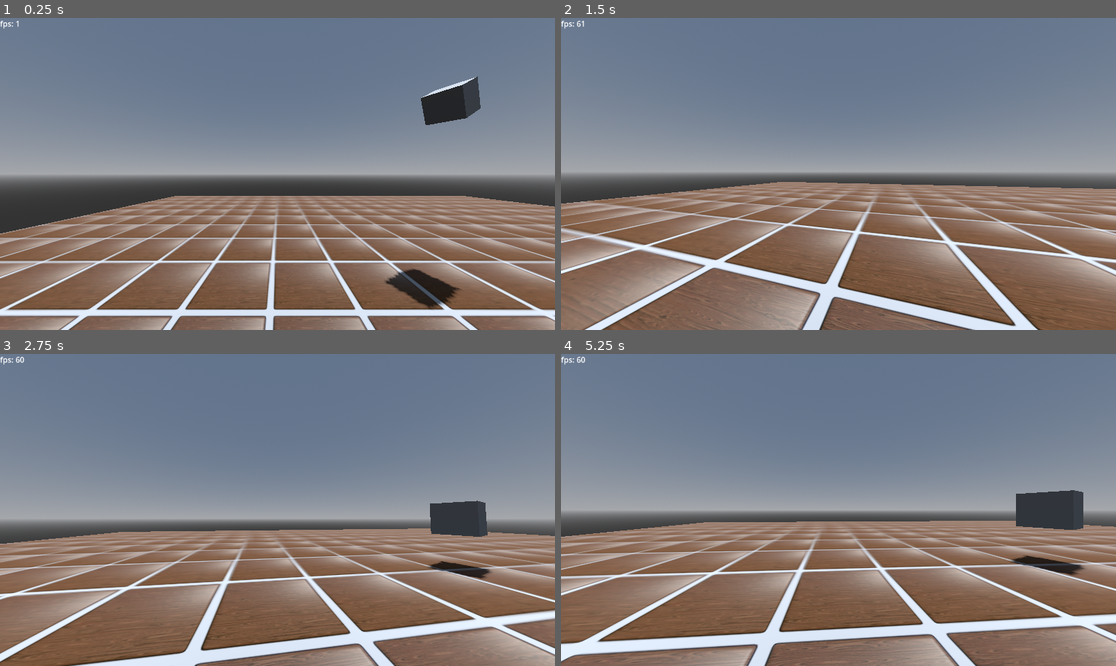
Above: before the commit, frames 1-4 (two rows, left to right).
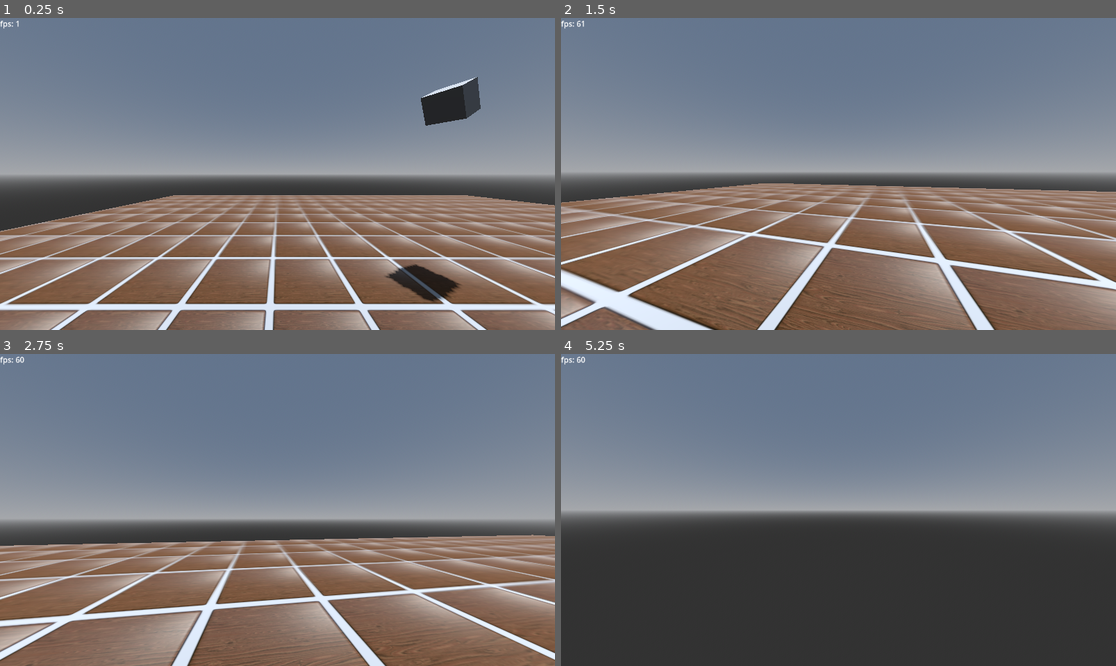
Above: after the commit, the same moments.

Repository: catboyBinary/PURGATORY
Game: Godot game, scene res://Scenes/TestScene/test_scene.tscn
The game is run twice, just before and just after one commit, with the same random seed, the same clock (stepped at 60 frames per second) and the same inputs.
Inputs (mouse positions are in pixels of both pictures, inside the frame that each line leads up to):
- Up to frame 1 (0.25 s): no input
- Up to frame 2 (1.5 s): move the mouse to (866, 174) at 0.52 s; hold W (move_forward) from 0.53 s (still down); tap Space (jump) at 0.6, 0.77, 1.07 s; move the mouse to (810, 174) at 1.27 s; tap Shift (run) at 1.35 s
- Up to frame 3 (2.75 s): keep holding W (move_forward); tap Space (jump) at 1.52, 1.55, 1.82, 2.1 s; move the mouse to (288, 503) at 2.02 s
- Up to frame 4 (5.25 s): keep holding W (move_forward); move the mouse to (832, 516) at 2.77 s; tap Shift (run) at 2.85, 4.35 s; tap Space (jump) at 3.02, 3.05, 3.32, 3.6, 3.77, 4.07, 4.52, 4.55, 4.82, 5.1 s; move the mouse to (877, 513) at 3.52 s; move the mouse to (794, 506) at 4.27 s; move the mouse to (844, 510) at 5.02 s

The runs differ from the first frame. In frame 1, 17% of the frame differs, in the area x 0-100%, y 18-100%; in frame 2, 32%; in frame 3, 30%; in frame 4, 46%, in the area x 0-100%, y 43-100%.

Commit message:
collision shape script, now working but has math issues

Diff:
--- a/Entities/Player/player.tscn
+++ b/Entities/Player/player.tscn
@@ -11,8 +11,8 @@
 [sub_resource type="CapsuleMesh" id="CapsuleMesh_prdut"]
 material = SubResource("StandardMaterial3D_exwgm")
 
-[sub_resource type="ConvexPolygonShape3D" id="ConvexPolygonShape3D_fuqje"]
-points = PackedVector3Array(9.13545, 0, 4.06737, 6.69131, 0, 7.43145, 3.09017, 0, 9.51056, -1.04528, 0, 9.94522, -5, 0, 8.66025, -8.09017, 0, 5.87785, -9.78148, 0, 2.07912, -9.78148, 0, -2.07912, -8.09017, 0, -5.87785, -5, 0, -8.66025, -1.04528, 0, -9.94522, 3.09017, 0, -9.51056, 6.69131, 0, -7.43145, 9.13545, 0, -4.06737, 10, 0, -2.44929e-15)
+[sub_resource type="ConvexPolygonShape3D" id="ConvexPolygonShape3D_bhu0l"]
+points = PackedVector3Array(0.2, 0, 0, 0.5, 0.123474, 0, 0.5, 1.87653, 0, 0.2, 2, 0, 0.1, 0, 0.173205, 0.25, 0.123474, 0.433013, 0.25, 1.87653, 0.433013, 0.1, 2, 0.173205, -0.1, 0, 0.173205, -0.25, 0.123474, 0.433013, -0.25, 1.87653, 0.433013, -0.1, 2, 0.173205, -0.2, 0, 2.44921e-17, -0.5, 0.123474, 6.12303e-17, -0.5, 1.87653, 6.12303e-17, -0.2, 2, 2.44921e-17, -0.1, 0, -0.173205, -0.25, 0.123474, -0.433013, -0.25, 1.87653, -0.433013, -0.1, 2, -0.173205, 0.1, 0, -0.173205, 0.25, 0.123474, -0.433013, 0.25, 1.87653, -0.433013, 0.1, 2, -0.173205)
 
 [node name="Player" type="CharacterBody3D" node_paths=PackedStringArray("rotatable", "spring_arm", "camera")]
 script = ExtResource("1_oxu7r")
@@ -43,7 +43,10 @@
 
 [node name="Collision" type="CollisionShape3D" parent="."]
 editor_description = "!!! box collider doesn't work properly with uneven terrain like stairs, need to add some sort of step height !!!"
-transform = Transform3D(1, 0, 0, 0, 1, 0, 0, 0, 1, 0, 1, 0)
-shape = SubResource("ConvexPolygonShape3D_fuqje")
+shape = SubResource("ConvexPolygonShape3D_bhu0l")
 script = ExtResource("4_pnfty")
-sides_count = 15
+height = 2.0
+radius = 0.5
+sides_count = 6
+upper_radius = 0.2
+lower_radius = 0.2
--- a/Entities/Player/player2.gd
+++ b/Entities/Player/player2.gd
@@ -1,9 +1,6 @@
 extends CharacterBody3D
 
 
-@export var SPEED := 5.0
-@export var sprint_multiplier := 1.3
-@export var jump_velocity := 5.0
 @export_group("Camera")
 @export var fov = 90
 @export var mouse_sensitivity := 0.005
--- a/PrismCollisionShape.gd
+++ b/PrismCollisionShape.gd
@@ -2,23 +2,30 @@
 extends CollisionShape3D
 
 @export_group("Collider")
-@export var height = 50
-@export var radius = 10
+@export var height : float
+@export_range(0.1, 20, 0.1) var radius : float
 @export var sides_count = 3
 @export_group("Chamfer")
-@export_range(0, 45) var upper_angle = 50
-@export var upper_radius = 10
-@export_range(0, 45) var lower_angle = 50
-@export var lower_radius = 10
+@export var upper_angle = 45
+@export_range(0.1, 20, 0.1) var upper_radius : float
+@export var lower_angle = 45
+@export_range(0.1, 20, 0.1) var lower_radius : float
 @export_group("IN EDITOR")
 @export var start: bool
+
 func _process(delta: float):
 	if start:
+		var upper_height = 1/(tan(upper_angle))*(upper_radius)
+		var lower_height = 1/(tan(lower_angle))*(lower_radius)
 		shape = ConvexPolygonShape3D.new()
 		var points : PackedVector3Array
-		for i in range(1, sides_count+1):
+		for i in range(sides_count):
 			var angle : float = deg_to_rad(i*(360/sides_count))
-			points.append(Vector3(radius*cos(angle),0,radius*sin(angle)))
+			points.append(Vector3(lower_radius*cos(angle),0,lower_radius*sin(angle)))
+			points.append(Vector3(radius*cos(angle),lower_height,radius*sin(angle)))
+			points.append(Vector3(radius*cos(angle),height-upper_height,radius*sin(angle)))
+			points.append(Vector3(upper_radius*cos(angle),height,upper_radius*sin(angle)))
+
 		shape.points = points
 		print(shape.points)
 		start = false
--- a/project.godot
+++ b/project.godot
@@ -69,6 +69,8 @@
 [physics]
 
 3d/run_on_separate_thread=true
+common/physics_ticks_per_second=120
+3d/default_gravity=15.0
 
 [rendering]
 
